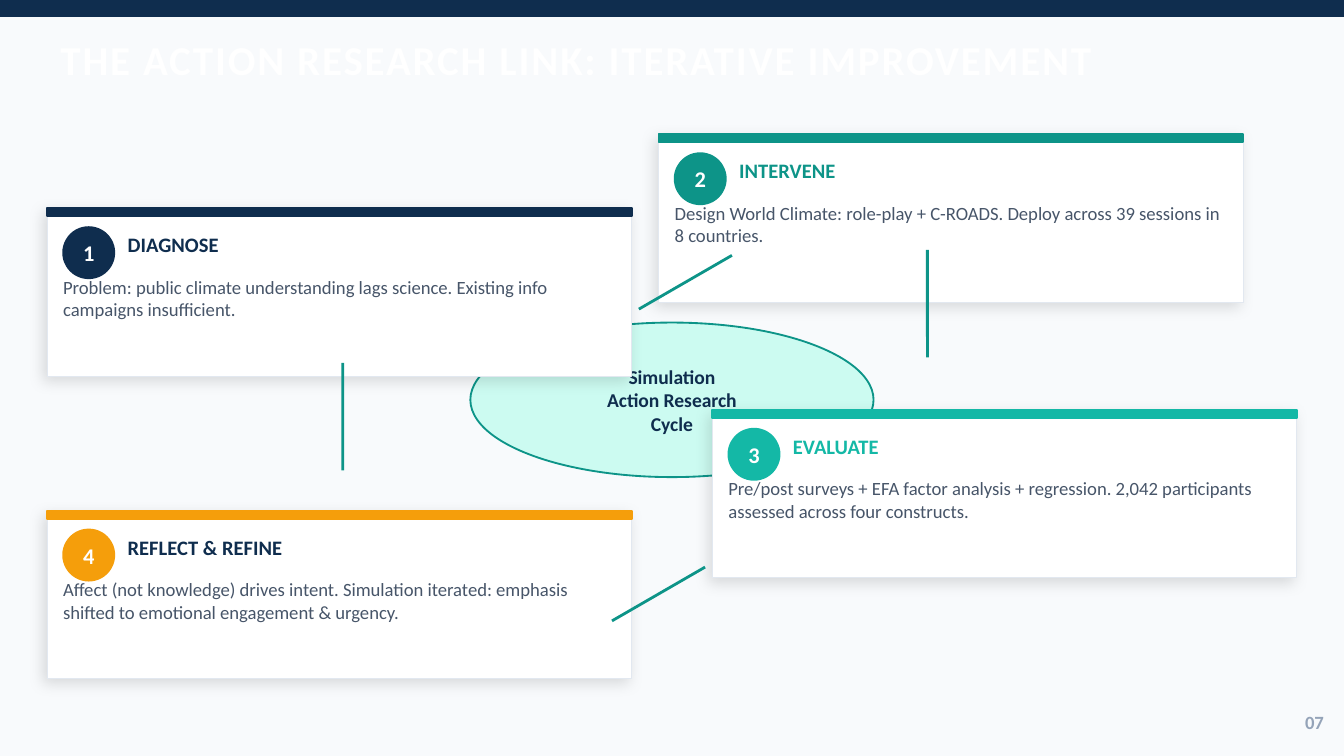
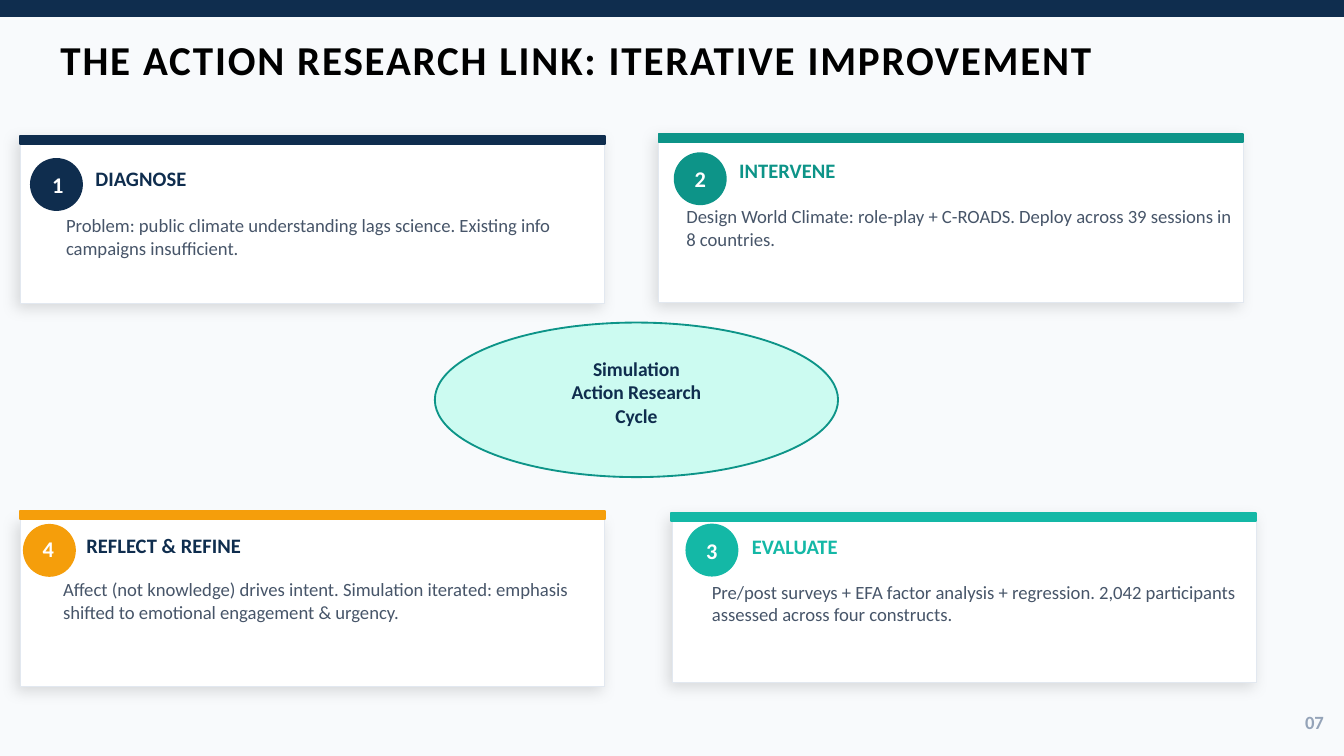
Before and after one commit to ogzknttgl/presentation, a slide deck: slide 7 of WorldClimate_v2.pptx. Drawn at 1344x756 pixels with LibreOffice and Linux fonts; fonts in the diff are those of the drawing. Boxes give left, top, right and bottom in pixels: in the first picture for what was removed or moved away, otherwise in the second. Text is boxed around its words. In the diff, an @@ line names an element or a change of style, - is before the commit and + after.

```diff
--- a/WorldClimate_v2.pptx
+++ b/WorldClimate_v2.pptx
@@ text added at (60, 48, 1092, 76), 22 pt, text #000000, bold @@
+THE ACTION RESEARCH LINK: ITERATIVE IMPROVEMENT
@@ rectangle: place and size @@
-rectangle at (47, 208, 632, 376)
+rectangle at (20, 136, 605, 304)
@@ rectangle: place and size @@
-rectangle at (47, 208, 632, 216)
+rectangle at (20, 136, 605, 144)
@@ ellipse: place and size @@
-ellipse at (63, 227, 114, 278)
+ellipse at (31, 159, 82, 210)
@@ text "1": place and size @@
-text "1" at (83, 246, 94, 261)
+text "1" at (52, 178, 63, 193)
@@ text "DIAGNOSE": place and size @@
-text "DIAGNOSE" at (128, 238, 219, 252)
+text "DIAGNOSE" at (95, 172, 186, 186)
@@ text "Design World Climate: role-play + ...": place and size @@
-text "Design World Climate: role-play + ..." at (675, 204, 1220, 242)
+text "Design World Climate: role-play + ..." at (686, 210, 1231, 246)
@@ text "Problem: public climate understanding lags ...": place and size @@
-text "Problem: public climate understanding lags ..." at (63, 278, 547, 319)
+text "Problem: public climate understanding lags ..." at (66, 219, 550, 258)
@@ line removed from (638, 309) to (732, 255) @@
@@ line removed from (927, 250) to (927, 358) @@
@@ text "Simulation": place and size @@
-text "Simulation" at (607, 368, 737, 434)
+text "Simulation" at (572, 362, 701, 426)
@@ ellipse: place and size @@
-ellipse at (470, 323, 874, 477)
+ellipse at (435, 323, 839, 477)
@@ line removed from (343, 470) to (343, 363) @@
@@ rectangle: place and size @@
-rectangle at (47, 511, 632, 519)
+rectangle at (20, 511, 605, 519)
@@ rectangle: place and size @@
-rectangle at (47, 511, 632, 679)
+rectangle at (20, 519, 605, 687)
@@ 2 texts, 1 ellipse: place and size @@
-2 texts, 1 ellipse at (63, 530, 282, 581)
+2 texts, 1 ellipse at (24, 524, 241, 575)
@@ rectangle: place and size @@
-rectangle at (712, 410, 1297, 418)
+rectangle at (671, 513, 1255, 521)
@@ rectangle: place and size @@
-rectangle at (712, 410, 1297, 578)
+rectangle at (672, 515, 1257, 683)
@@ text "3": place and size @@
-text "3" at (748, 448, 759, 463)
+text "3" at (706, 544, 717, 559)
@@ ellipse: place and size @@
-ellipse at (728, 429, 780, 480)
+ellipse at (687, 524, 738, 575)
@@ text "EVALUATE": place and size @@
-text "EVALUATE" at (793, 440, 879, 454)
+text "EVALUATE" at (752, 540, 838, 554)
@@ line removed from (706, 567) to (612, 621) @@
@@ text "Pre/post surveys + EFA factor ...": place and size @@
-text "Pre/post surveys + EFA factor ..." at (728, 480, 1251, 518)
+text "Pre/post surveys + EFA factor ..." at (712, 586, 1235, 621)
```
Also in this commit, not shown: 12 other slides changed, 1 slide removed.
